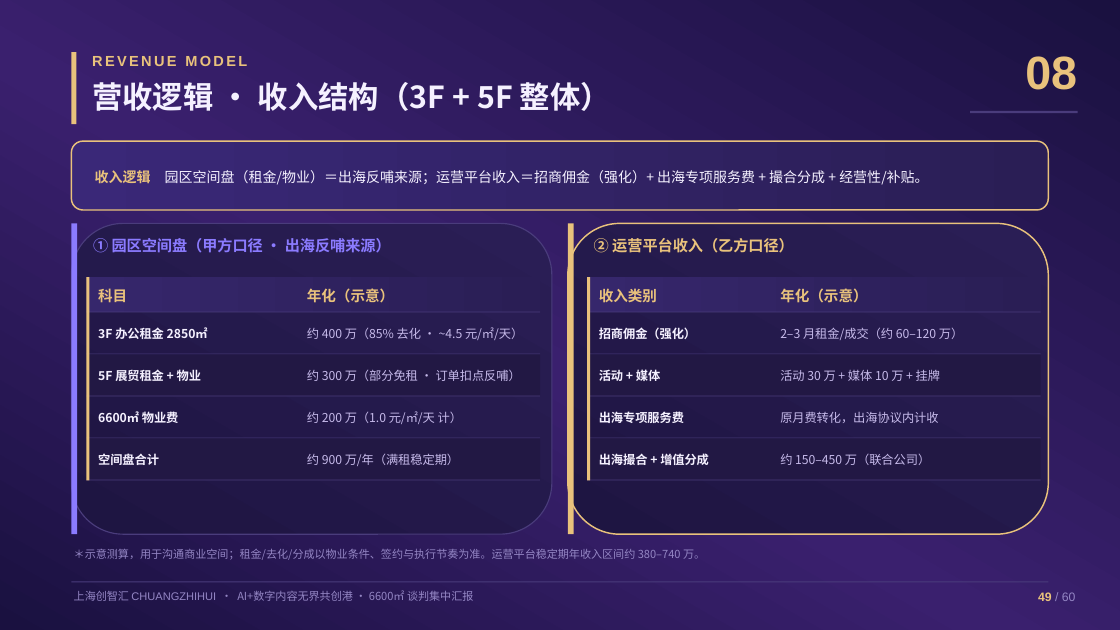
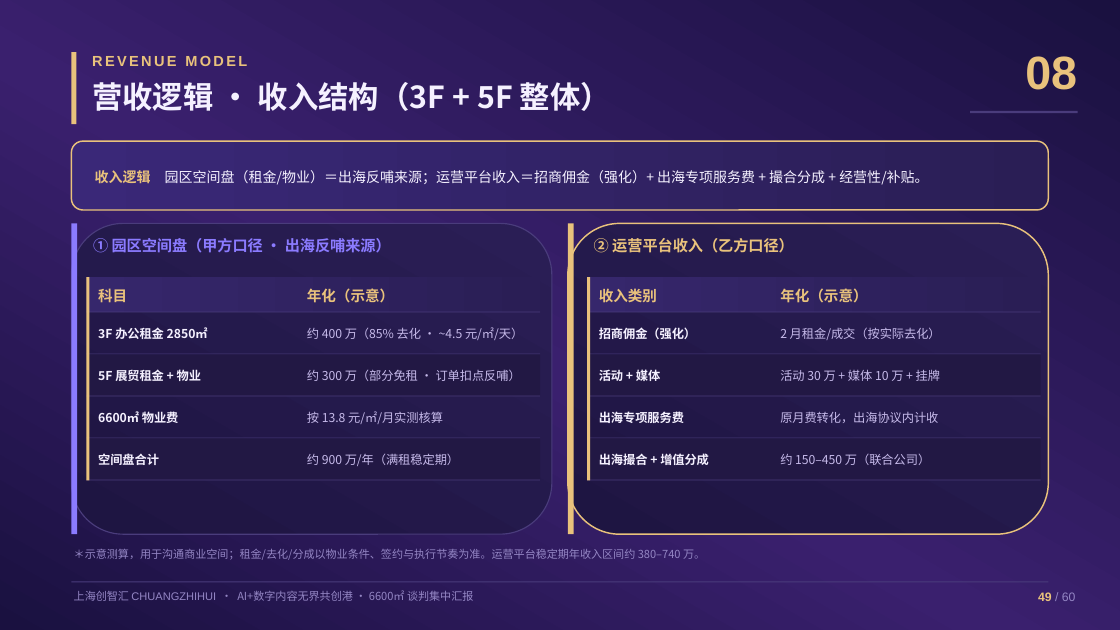
Before and after one commit to hujigang2010-maker/AIDEN, a slide deck: slide 49 of proposal/创智汇6600平合作方案.pptx. Drawn at 1120x630 pixels with LibreOffice and Linux fonts; fonts in the diff are those of the drawing. Boxes give left, top, right and bottom in pixels: in the first picture for what was removed or moved away, otherwise in the second. Text is boxed around its words. In the diff, an @@ line names an element or a change of style, - is before the commit and + after.

```diff
--- a/proposal/创智汇6600平合作方案.pptx
+++ b/proposal/创智汇6600平合作方案.pptx
@@ text at (780, 327, 941, 340): text changed @@
-2–3 月租金/成交（约 60–120 万）
+2 月租金/成交（按实际去化）
@@ text at (307, 411, 443, 424): text changed @@
-约 200 万（1.0 元/㎡/天 计）
+按 13.8 元/㎡/月实测核算
```
Also in this commit, not shown: 4 other slides changed, 2 slides added, 2 slides removed, 26 other files.
